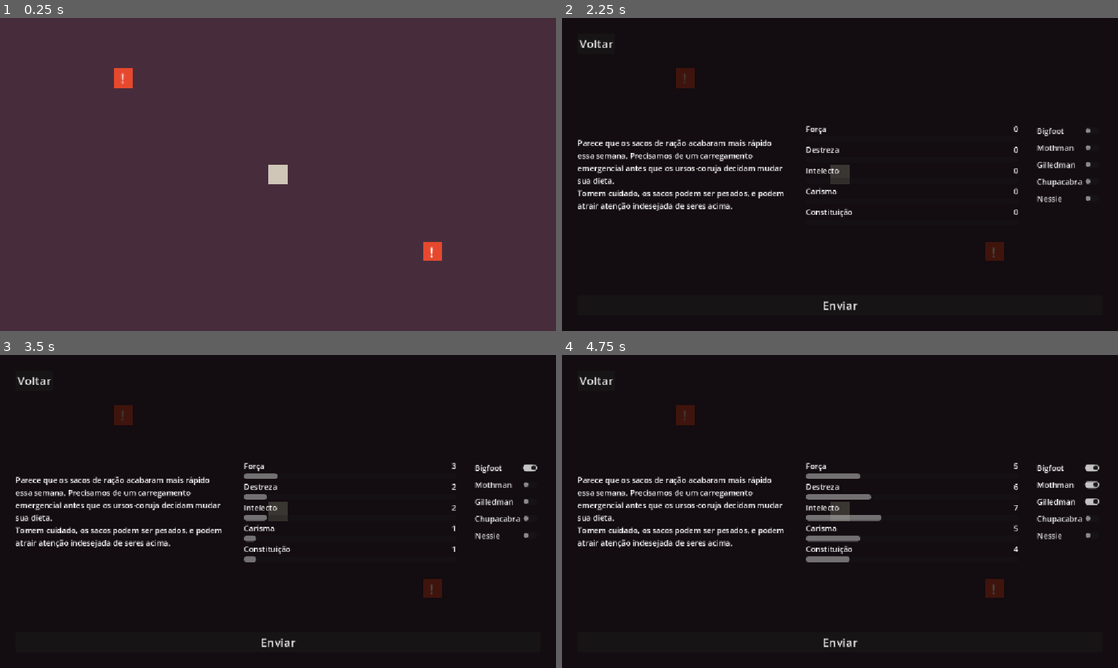
Above: before the commit, frames 1-4 (two rows, left to right).
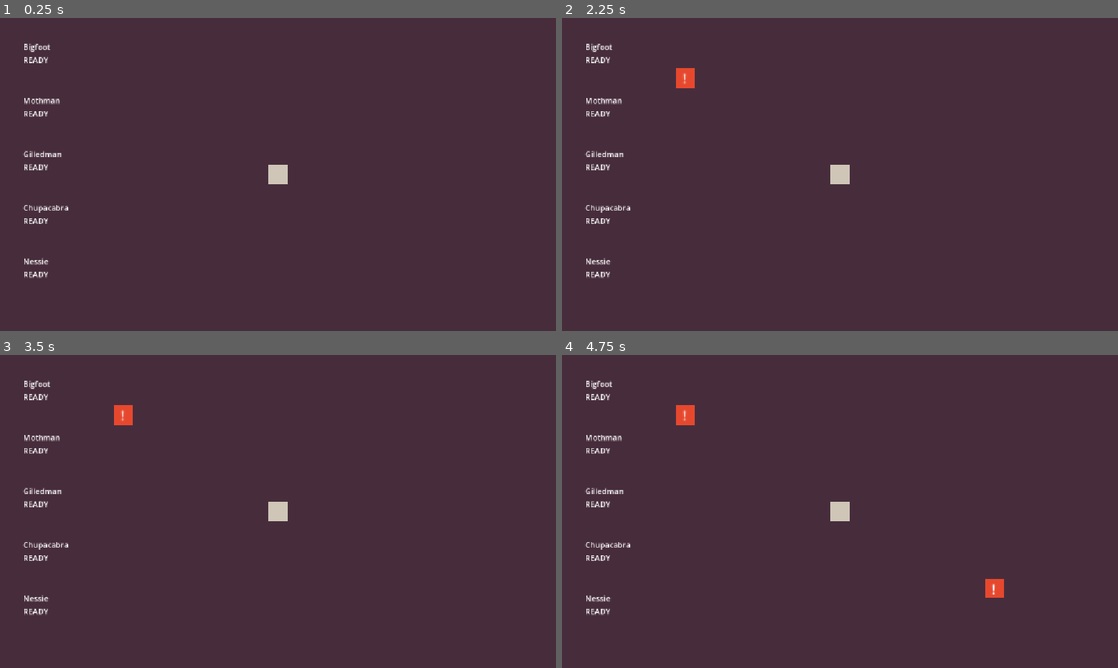
Above: after the commit, the same moments.

Repository: LucasFASouza/Dispacho
Game: Godot game, scene res://scenes/game.tscn
Two runs of this game, one before a commit and one after it. Both use one fixed random seed, a clock stepped at 60 frames per second and the inputs below.
Inputs (mouse positions are in pixels of both pictures, inside the frame that each line leads up to):
- Up to frame 1 (0.25 s): no input
- Up to frame 2 (2.25 s): tap Enter at 0.5 s; move the mouse to (684, 77) at 0.52 s; click (684, 77) at 0.67 s; click (595, 43) at 1.25 s, where only the run before the commit has a clickable "Voltar"; tap Space at 2 s; move the mouse to (995, 252) at 2.02 s; click (995, 252) at 2.17 s
- Up to frame 3 (3.5 s): click (505, 467) at 2.75 s, where only the run before the commit has a clickable "Bigfoot"
- Up to frame 4 (4.75 s): click (1067, 483) at 3.5 s, where only the run before the commit has a clickable "Mothman"; click (1067, 502) at 4.25 s, where only the run before the commit has a clickable "Gilledman"

The runs differ from the first frame. In frame 1, 1.1% of the frame differs, in the area x 4-80%, y 8-84%; in frame 2, 99%, in the area x 0-100%, y 0-100%; in frame 3, 99%; in frame 4, 99%.

Commit message:
Refactor mission and UI handling; remove unused mission nodes, enhance member state management, and improve UI structure for better organization.

Diff:
--- a/scenes/game.tscn
+++ b/scenes/game.tscn
@@ -1,7 +1,6 @@
 [gd_scene format=3 uid="uid://bn1c8p74atvak"]
 
 [ext_resource type="Script" uid="uid://7yspuyx1a5v8" path="res://scripts/game.gd" id="1_yqjtg"]
-[ext_resource type="PackedScene" uid="uid://dk1143tdrafn0" path="res://scenes/mission.tscn" id="3_lbhrr"]
 [ext_resource type="Script" uid="uid://ki8opvy0kxsw" path="res://scripts/ui.gd" id="3_lnu2h"]
 [ext_resource type="Script" uid="uid://ckehygxlanfj1" path="res://scripts/mission_menu.gd" id="4_mmenu"]
 
@@ -32,12 +31,6 @@
 
 [node name="Missions" type="Node2D" parent="." unique_id=383012207]
 
-[node name="Mission" parent="Missions" unique_id=1850445958 instance=ExtResource("3_lbhrr")]
-position = Vector2(-64, -40)
-
-[node name="Mission2" parent="Missions" unique_id=470928709 instance=ExtResource("3_lbhrr")]
-position = Vector2(64, 32)
-
 [node name="HQ" type="Node2D" parent="." unique_id=725684295]
 
 [node name="Color" type="ColorRect" parent="HQ" unique_id=20712583]
@@ -60,7 +53,17 @@
 [node name="UI" type="CanvasLayer" parent="." unique_id=617278457]
 script = ExtResource("3_lnu2h")
 
-[node name="BG" type="ColorRect" parent="UI" unique_id=1299557778]
+[node name="Menus" type="Control" parent="UI" unique_id=813329172]
+visible = false
+layout_mode = 3
+anchors_preset = 15
+anchor_right = 1.0
+anchor_bottom = 1.0
+grow_horizontal = 2
+grow_vertical = 2
+
+[node name="BG" type="ColorRect" parent="UI/Menus" unique_id=1299557778]
+layout_mode = 1
 anchors_preset = 15
 anchor_right = 1.0
 anchor_bottom = 1.0
@@ -68,7 +71,8 @@
 grow_vertical = 2
 color = Color(0, 0, 0, 0.7254902)
 
-[node name="MarginContainer" type="MarginContainer" parent="UI" unique_id=1018147319]
+[node name="MarginContainer" type="MarginContainer" parent="UI/Menus" unique_id=1018147319]
+layout_mode = 1
 anchors_preset = 15
 anchor_right = 1.0
 anchor_bottom = 1.0
@@ -81,32 +85,32 @@
 theme_override_constants/margin_right = 32
 theme_override_constants/margin_bottom = 32
 
-[node name="VBoxContainer" type="VBoxContainer" parent="UI/MarginContainer" unique_id=1772166096]
+[node name="VBoxContainer" type="VBoxContainer" parent="UI/Menus/MarginContainer" unique_id=1772166096]
 layout_mode = 2
 size_flags_horizontal = 3
 size_flags_vertical = 3
 
-[node name="BackButton" type="Button" parent="UI/MarginContainer/VBoxContainer" unique_id=1780709856]
+[node name="BackButton" type="Button" parent="UI/Menus/MarginContainer/VBoxContainer" unique_id=1780709856]
 layout_mode = 2
 size_flags_horizontal = 0
 theme_override_font_sizes/font_size = 24
 text = "Voltar"
 
-[node name="MissionMenu" type="VBoxContainer" parent="UI/MarginContainer/VBoxContainer" unique_id=1830062204]
+[node name="MissionMenu" type="VBoxContainer" parent="UI/Menus/MarginContainer/VBoxContainer" unique_id=1830062204]
 layout_mode = 2
 size_flags_horizontal = 3
 size_flags_vertical = 3
 script = ExtResource("4_mmenu")
 
-[node name="Spacer" type="Control" parent="UI/MarginContainer/VBoxContainer/MissionMenu" unique_id=368501522]
+[node name="Spacer" type="Control" parent="UI/Menus/MarginContainer/VBoxContainer/MissionMenu" unique_id=368501522]
 layout_mode = 2
 size_flags_vertical = 3
 
-[node name="HBoxContainer" type="HBoxContainer" parent="UI/MarginContainer/VBoxContainer/MissionMenu" unique_id=1577580202]
+[node name="HBoxContainer" type="HBoxContainer" parent="UI/Menus/MarginContainer/VBoxContainer/MissionMenu" unique_id=1577580202]
 layout_mode = 2
 theme_override_constants/separation = 32
 
-[node name="Mission" type="Label" parent="UI/MarginContainer/VBoxContainer/MissionMenu/HBoxContainer" unique_id=8603947]
+[node name="Mission" type="Label" parent="UI/Menus/MarginContainer/VBoxContainer/MissionMenu/HBoxContainer" unique_id=8603947]
 custom_minimum_size = Vector2(0, 128)
 layout_mode = 2
 size_flags_horizontal = 3
@@ -114,20 +118,34 @@
 text = "Descrição da missão"
 autowrap_mode = 3
 
-[node name="ScoresBars" type="VBoxContainer" parent="UI/MarginContainer/VBoxContainer/MissionMenu/HBoxContainer" unique_id=2012719234]
+[node name="ScoresBars" type="VBoxContainer" parent="UI/Menus/MarginContainer/VBoxContainer/MissionMenu/HBoxContainer" unique_id=2012719234]
 layout_mode = 2
 size_flags_horizontal = 3
 
-[node name="UnitSelector" type="VBoxContainer" parent="UI/MarginContainer/VBoxContainer/MissionMenu/HBoxContainer" unique_id=124632218]
+[node name="UnitSelector" type="VBoxContainer" parent="UI/Menus/MarginContainer/VBoxContainer/MissionMenu/HBoxContainer" unique_id=124632218]
 layout_mode = 2
 
-[node name="Spacer2" type="Control" parent="UI/MarginContainer/VBoxContainer/MissionMenu" unique_id=1561942279]
+[node name="Spacer2" type="Control" parent="UI/Menus/MarginContainer/VBoxContainer/MissionMenu" unique_id=1561942279]
 layout_mode = 2
 size_flags_vertical = 3
 
-[node name="SendButton" type="Button" parent="UI/MarginContainer/VBoxContainer/MissionMenu" unique_id=520745672]
+[node name="SendButton" type="Button" parent="UI/Menus/MarginContainer/VBoxContainer/MissionMenu" unique_id=520745672]
 layout_mode = 2
 theme_override_font_sizes/font_size = 24
 text = "Enviar"
 
-[connection signal="pressed" from="UI/MarginContainer/VBoxContainer/BackButton" to="UI" method="_on_back_button_pressed"]
+[node name="GUI" type="MarginContainer" parent="UI" unique_id=73506150]
+anchors_preset = 15
+anchor_right = 1.0
+anchor_bottom = 1.0
+grow_horizontal = 2
+grow_vertical = 2
+theme_override_constants/margin_left = 48
+theme_override_constants/margin_top = 48
+theme_override_constants/margin_right = 48
+theme_override_constants/margin_bottom = 48
+
+[node name="Members" type="VBoxContainer" parent="UI/GUI" unique_id=1001872452]
+layout_mode = 2
+
+[connection signal="pressed" from="UI/Menus/MarginContainer/VBoxContainer/BackButton" to="UI" method="_on_back_button_pressed"]
--- /dev/null
+++ b/scenes/member.tscn
@@ -0,0 +1,12 @@
+[gd_scene format=3 uid="uid://dl645s6d1lov3"]
+
+[node name="Member" type="VBoxContainer" unique_id=1885863488]
+size_flags_vertical = 3
+
+[node name="MemberLabel" type="Label" parent="." unique_id=1811521827]
+layout_mode = 2
+text = "Member"
+
+[node name="MemberState" type="Label" parent="." unique_id=1207284089]
+layout_mode = 2
+text = "State"
--- a/scenes/mission.tscn
+++ b/scenes/mission.tscn
@@ -26,13 +26,17 @@
 mouse_filter = 2
 color = Color(0.9019608, 0.28235295, 0.18039216, 1)
 
-[node name="Label" type="Label" parent="Color" unique_id=1877949970]
-layout_mode = 1
+[node name="CollisionShape2D" type="CollisionShape2D" parent="." unique_id=1707293319]
+shape = SubResource("RectangleShape2D_lnu2h")
+
+[node name="Label" type="Label" parent="." unique_id=1877949970]
 anchors_preset = 15
 anchor_right = 1.0
 anchor_bottom = 1.0
-offset_right = 14.85714
-offset_bottom = 15.0
+offset_left = -4.0
+offset_top = -4.0
+offset_right = 18.857141
+offset_bottom = 19.0
 grow_horizontal = 2
 grow_vertical = 2
 scale = Vector2(0.35, 0.35)
@@ -40,7 +44,4 @@
 horizontal_alignment = 1
 vertical_alignment = 1
 
-[node name="CollisionShape2D" type="CollisionShape2D" parent="." unique_id=1707293319]
-shape = SubResource("RectangleShape2D_lnu2h")
-
 [connection signal="input_event" from="." to="." method="_on_input_event"]
--- a/scripts/game.gd
+++ b/scripts/game.gd
@@ -5,27 +5,63 @@
 @onready var units_root: Node2D = $Units
 
 @export var resolve_seconds: float = 3.0
+@export var rest_seconds: float = 5.0
+@export var recover_seconds: float = 12.0
 
 signal member_availability_changed
+signal member_state_changed
 
 var _selected_mission: Mission = null
 var members = [
-  { "name": "Bigfoot",    "available": true, "scores": {"STR": 3, "DEX": 2, "INT": 2, "CHA": 1, "CON": 1}},
-  { "name": "Mothman",    "available": true, "scores": {"STR": 1, "DEX": 3, "INT": 2, "CHA": 2, "CON": 1}},
-  { "name": "Gilledman",  "available": true, "scores": {"STR": 1, "DEX": 1, "INT": 3, "CHA": 2, "CON": 2}},
-  { "name": "Chupacabra", "available": true, "scores": {"STR": 2, "DEX": 1, "INT": 1, "CHA": 3, "CON": 2}},
-  { "name": "Nessie",     "available": true, "scores": {"STR": 2, "DEX": 2, "INT": 1, "CHA": 1, "CON": 3}},
+  { "name": "Bigfoot",    "available": true, "state": "READY", "scores": {"STR": 3, "DEX": 2, "INT": 2, "CHA": 1, "CON": 1}},
+  { "name": "Mothman",    "available": true, "state": "READY", "scores": {"STR": 1, "DEX": 3, "INT": 2, "CHA": 2, "CON": 1}},
+  { "name": "Gilledman",  "available": true, "state": "READY", "scores": {"STR": 1, "DEX": 1, "INT": 3, "CHA": 2, "CON": 2}},
+  { "name": "Chupacabra", "available": true, "state": "READY", "scores": {"STR": 2, "DEX": 1, "INT": 1, "CHA": 3, "CON": 2}},
+  { "name": "Nessie",     "available": true, "state": "READY", "scores": {"STR": 2, "DEX": 2, "INT": 1, "CHA": 1, "CON": 3}},
 ]
 
 var UnitScene: PackedScene = preload("res://scenes/unit.tscn")
+var MissionScene: PackedScene = preload("res://scenes/mission.tscn")
+
+var mission_queue := [
+	{
+		"spawn_time": 2.0,
+		"position": Vector2(-64, -40),
+		"text": "Parece que os sacos de ra\u00e7\u00e3o acabaram mais r\u00e1pido essa semana. Precisamos de um carregamento emergencial antes que os ursos-coruja decidam mudar sua dieta.",
+		"total_threshold": 6,
+		"attr_thresholds": {"STR": 3},
+	},
+	{
+		"spawn_time": 4.0,
+		"position": Vector2(64, 32),
+		"text": "Um viajante relatou ter visto luzes estranhas na floresta. Precisamos investigar antes que isso atraia curiosos indesejados.",
+		"total_threshold": 5,
+		"attr_thresholds": {"INT": 3},
+	},
+	{
+		"spawn_time": 10.0,
+		"position": Vector2(0, 48),
+		"text": "Os aldeoes estao em panico. Um som gutural ecoa do pântano toda meia-noite. Alguem precisa ir convencer eles de que é inofensivo.",
+		"total_threshold": 7,
+		"attr_thresholds": {"CHA": 4},
+	},
+]
 
 func _ready() -> void:
-	for n in missions_root.get_children():
-		if n is Mission:
-			(n as Mission).selected.connect(_on_mission_selected.bind(n))
-
 	ui.closed.connect(_on_ui_closed)
 	ui.send_pressed.connect(_on_send_pressed)
+	for data in mission_queue:
+		get_tree().create_timer(data["spawn_time"]).timeout.connect(_spawn_mission.bind(data))
+
+
+func _spawn_mission(data: Dictionary) -> void:
+	var mission := MissionScene.instantiate() as Mission
+	mission.mission_text = data["text"]
+	mission.total_score_threshold = data["total_threshold"]
+	mission.attribute_thresholds = data["attr_thresholds"]
+	mission.position = data["position"]
+	missions_root.add_child(mission)
+	mission.selected.connect(_on_mission_selected.bind(mission))
 
 
 func _on_mission_selected(text: String, mission: Mission) -> void:
@@ -54,22 +90,30 @@
 
 	mission.set_interactable(false)
 	unit.go_to(mission.global_position)
-	_set_members_available(unit_members, false)
-	unit.returned_home.connect(_on_unit_returned_home.bind(unit_members))
+	_set_member_states(unit_members, "MOVING")
 
 
 func _on_unit_arrived(unit: Unit, mission: Mission) -> void:
+	_set_member_states(unit.members, "IN_MISSION")
+	var success := false
 	if is_instance_valid(mission):
 		await get_tree().create_timer(resolve_seconds).timeout
-		mission.resolve(unit.members)
+		success = mission.resolve(unit.members)
+	_set_member_states(unit.members, "RETURNING")
+	unit.returned_home.connect(_on_unit_returned_home.bind(unit.members, success))
 	unit.go_home()
 
 
-func _on_unit_returned_home(unit_members: Array) -> void:
-	_set_members_available(unit_members, true)
+func _on_unit_returned_home(unit_members: Array, success: bool) -> void:
+	var state := "RESTING" if success else "RECOVERING"
+	var wait := rest_seconds if success else recover_seconds
+	_set_member_states(unit_members, state)
+	get_tree().create_timer(wait).timeout.connect(func(): _set_member_states(unit_members, "READY"))
 
 
-func _set_members_available(unit_members: Array, available: bool) -> void:
+func _set_member_states(unit_members: Array, state: String) -> void:
 	for m in unit_members:
-		m["available"] = available
+		m["state"] = state
+		m["available"] = (state == "READY")
 	member_availability_changed.emit()
+	member_state_changed.emit()
--- a/scripts/mission.gd
+++ b/scripts/mission.gd
@@ -6,8 +6,11 @@
 @export var mission_text := "Parece que os sacos de ração acabaram mais rápido essa semana. Precisamos de um carregamento emergencial antes que os ursos-coruja decidam mudar sua dieta.\nTomem cuidado, os sacos podem ser pesados, e podem atrair atenção indesejada de seres acima."
 @export var total_score_threshold: int = 18
 @export var attribute_thresholds: Dictionary = {}
+@export var feedback_seconds: float = 5.0
 
 @onready var collision: CollisionShape2D = $CollisionShape2D
+
+@onready var label: Label = $Label
 
 var _interactable := true
 
@@ -17,7 +20,7 @@
 	if collision:
 		collision.disabled = !v
 
-func resolve(members: Array) -> void:
+func resolve(members: Array) -> bool:
 	var totals := {}
 	for member in members:
 		for attr in member["scores"]:
@@ -35,15 +38,17 @@
 				break
 
 	if success:
-		print("SUCCESS: ", mission_text.substr(0, 30), "...")
+		label.text = ":D"
 	else:
-		print("FAIL: ", mission_text.substr(0, 30), "...")
+		label.text = "X("
 
-	queue_free()
+	get_tree().create_timer(feedback_seconds).timeout.connect(queue_free)
+	return success
 
 func _on_input_event(_viewport: Node, event: InputEvent, _shape_idx: int) -> void:
 	if !_interactable:
 		return
 
 	if event is InputEventMouseButton and event.button_index == MOUSE_BUTTON_LEFT and event.pressed:
+		label.text = "..."
 		selected.emit(mission_text)
--- a/scripts/ui.gd
+++ b/scripts/ui.gd
@@ -4,18 +4,42 @@
 signal closed
 signal send_pressed(members: Array)
 
-@onready var mission_menu: MissionMenu = $MarginContainer/VBoxContainer/MissionMenu
+@onready var menus: Control = $Menus
+@onready var mission_menu: MissionMenu = $Menus/MarginContainer/VBoxContainer/MissionMenu
+
+@onready var gui: MarginContainer = $GUI
+@onready var members_container: VBoxContainer = $GUI/Members
+
+var MemberUIScene: PackedScene = preload("res://scenes/member.tscn")
+
+var _member_state_labels: Array = []
 
 func _ready() -> void:
 	hide_overlay_silent()
+
 	mission_menu.send_pressed.connect(func(members): send_pressed.emit(members))
+	var game: Node = get_tree().get_root().get_node("Game")
+	for member in game.members:
+		var node := MemberUIScene.instantiate()
+		members_container.add_child(node)
+		node.get_node("MemberLabel").text = member["name"]
+		_member_state_labels.append(node.get_node("MemberState"))
+	game.member_state_changed.connect(_refresh_member_states)
+	_refresh_member_states()
+
+func _refresh_member_states() -> void:
+	var game: Node = get_tree().get_root().get_node("Game")
+	for i in game.members.size():
+		_member_state_labels[i].text = game.members[i]["state"]
 
 func show_mission(text: String) -> void:
-	visible = true
+	menus.visible = true
+	gui.visible = false
 	mission_menu.show_mission(text)
 
 func hide_overlay_silent() -> void:
-	visible = false
+	menus.visible = false
+	gui.visible = true
 	mission_menu.hide_mission()
 
 func _on_back_button_pressed() -> void:
